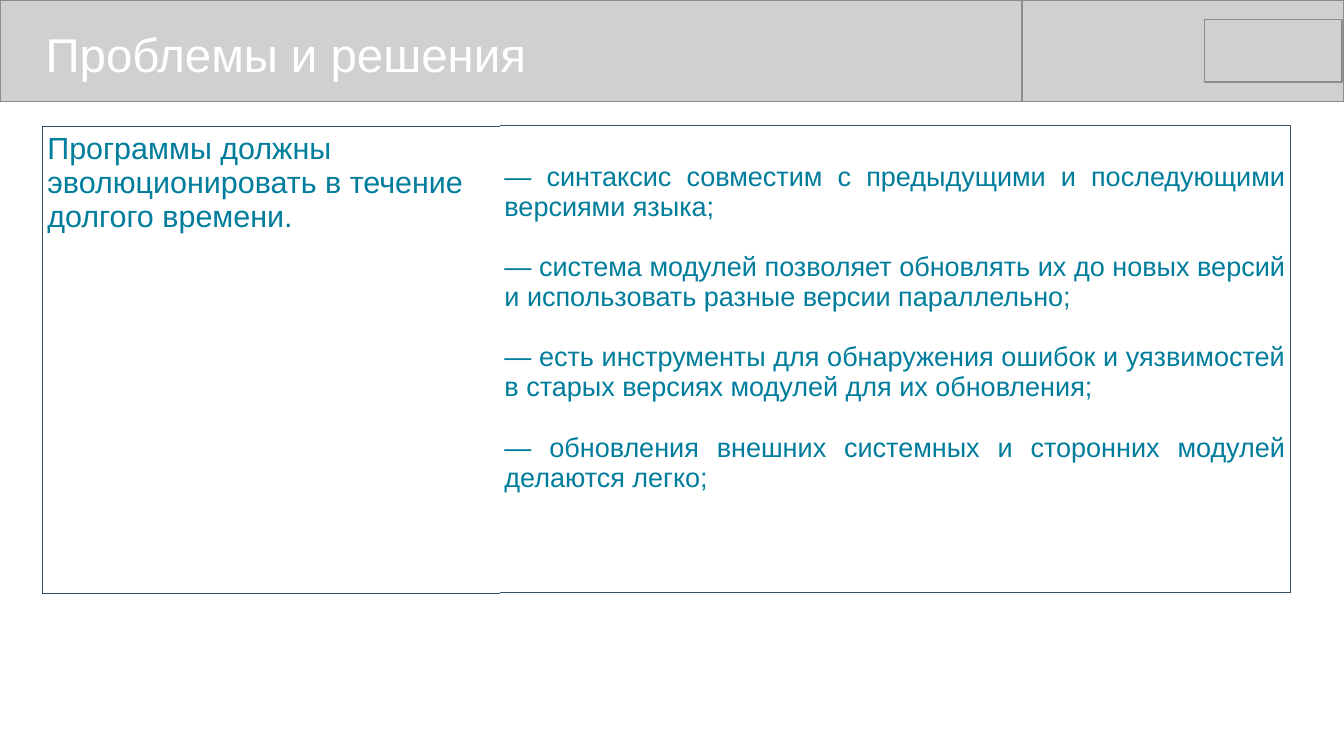
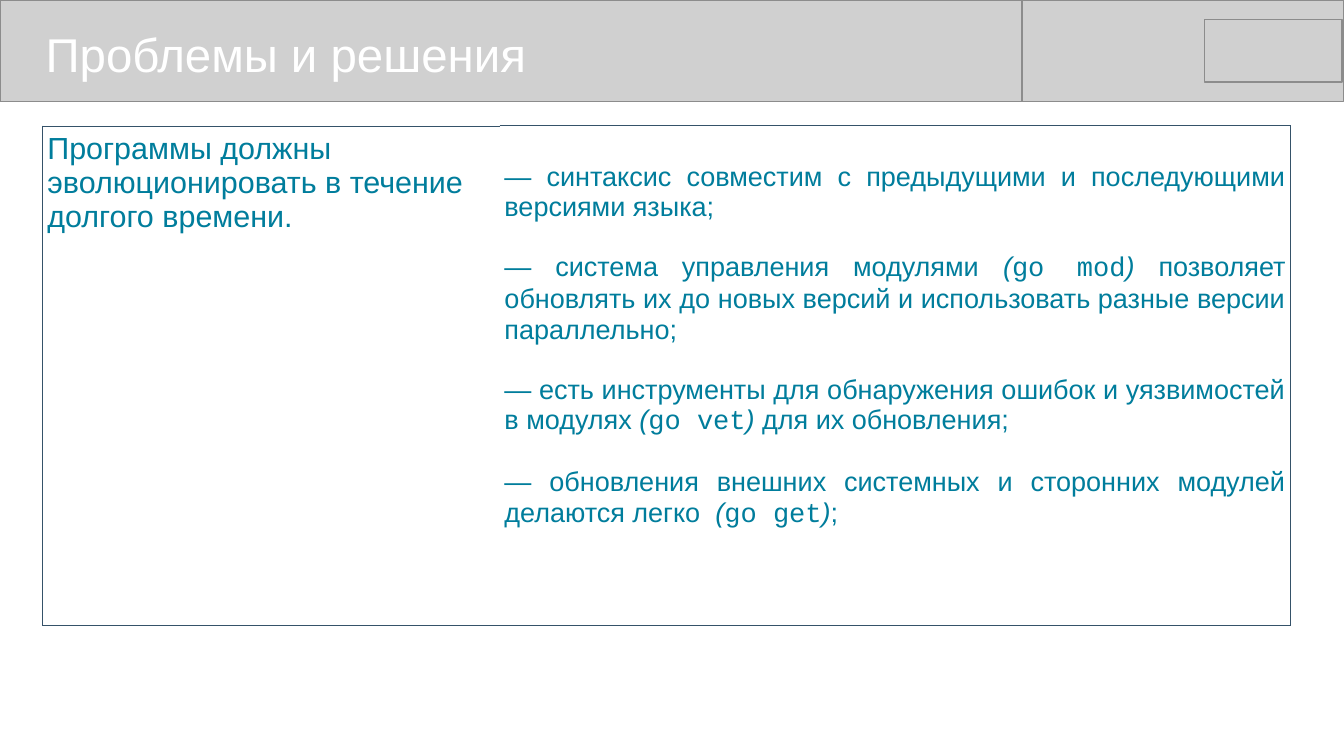
Before and after one commit to mike-shock/Go_language, a slide deck: slide 9 of view/Go_View.odp. Drawn at 1344x756 pixels with LibreOffice and Linux fonts; fonts in the diff are those of the drawing; grey boxes stand for pictures. Boxes give left, top, right and bottom in pixels: in the first picture for what was removed or moved away, otherwise in the second. Text is boxed around its words. In the diff, an @@ line names an element or a change of style, - is before the commit and + after.

```diff
--- a/view/Go_View.odp
+++ b/view/Go_View.odp
@@ table at (x1=43, y1=126, x2=1292, y2=594) @@
-row 1, column 2: — синтаксис совместим с предыдущими и последующими версиями языка; / — система модулей позволяет обновлять их до новых версий и использовать разные версии параллельно; / — есть инструменты для обнаружения ошибок и уязвимостей в старых версиях модулей для их обновления; / — обновления внешних системных и сторонних модулей делаются легко;
+row 1, column 2: — синтаксис совместим с предыдущими и последующими версиями языка; / — система управления модулями (go mod) позволяет обновлять их до новых версий и использовать разные версии параллельно; / — есть инструменты для обнаружения ошибок и уязвимостей в модулях (go vet) для их обновления; / — обновления внешних системных и сторонних модулей делаются легко (go get);
```
Also in this commit, not shown: 2 other slides changed, 1 slide added.
